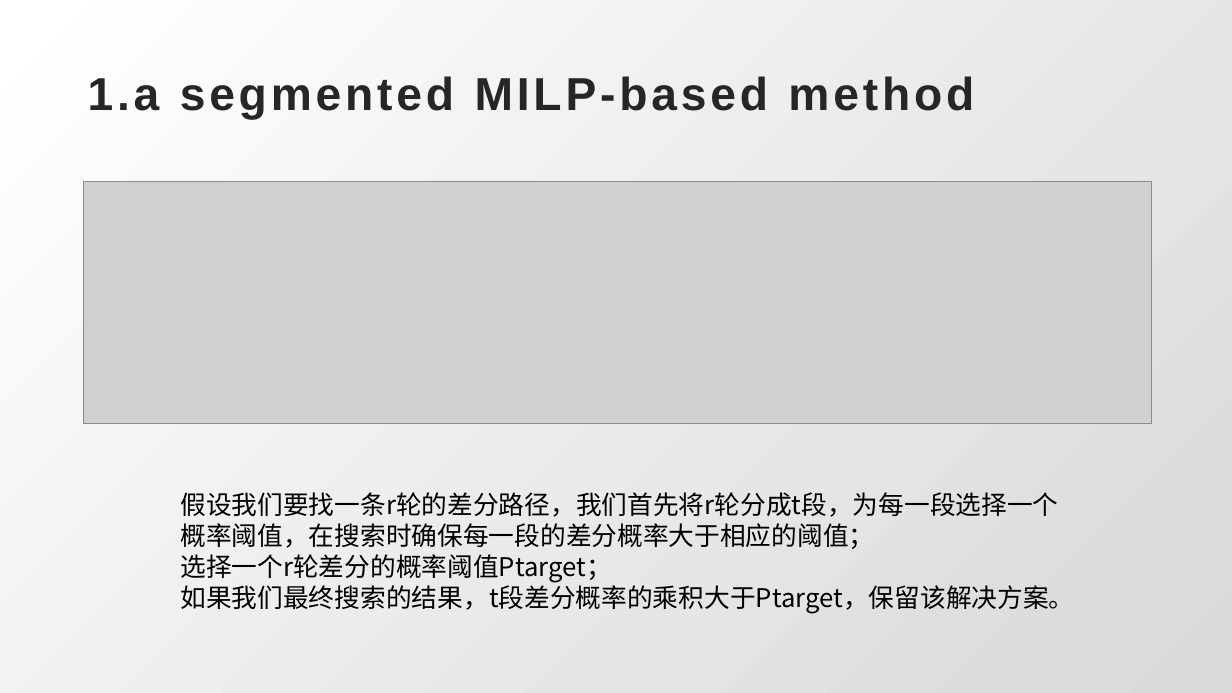
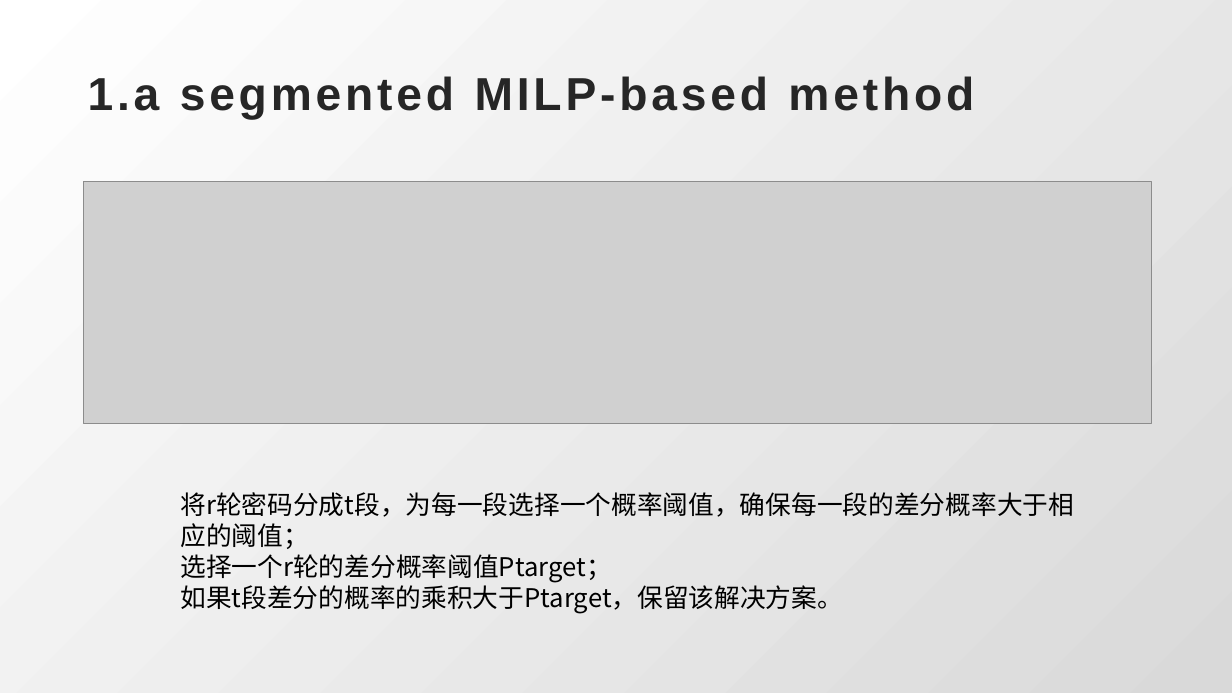
Before and after one commit to tangerinethm/Paper_Repository, a slide deck: slide 13 of ppt/MILP.pptx. Drawn at 1232x693 pixels with LibreOffice and Linux fonts; fonts in the diff are those of the drawing; grey boxes stand for pictures. Boxes give left, top, right and bottom in pixels: in the first picture for what was removed or moved away, otherwise in the second. Text is boxed around its words. In the diff, an @@ line names an element or a change of style, - is before the commit and + after.

```diff
--- a/ppt/MILP.pptx
+++ b/ppt/MILP.pptx
@@ text at (x1=180, y1=492, x2=1074, y2=614): text changed @@
-假设我们要找一条r轮的差分路径，我们首先将r轮分成t段，为每一段选择一个概率阈值，在搜索时确保每一段的差分概率大于相应的阈值；
-选择一个r轮差分的概率阈值Ptarget；
-如果我们最终搜索的结果，t段差分概率的乘积大于Ptarget，保留该解决方案。
+将r轮密码分成t段，为每一段选择一个概率阈值，确保每一段的差分概率大于相应的阈值；
+选择一个r轮的差分概率阈值Ptarget；
+如果t段差分的概率的乘积大于Ptarget，保留该解决方案。
```
Also in this commit, not shown: 5 other slides changed, 38 other files.
